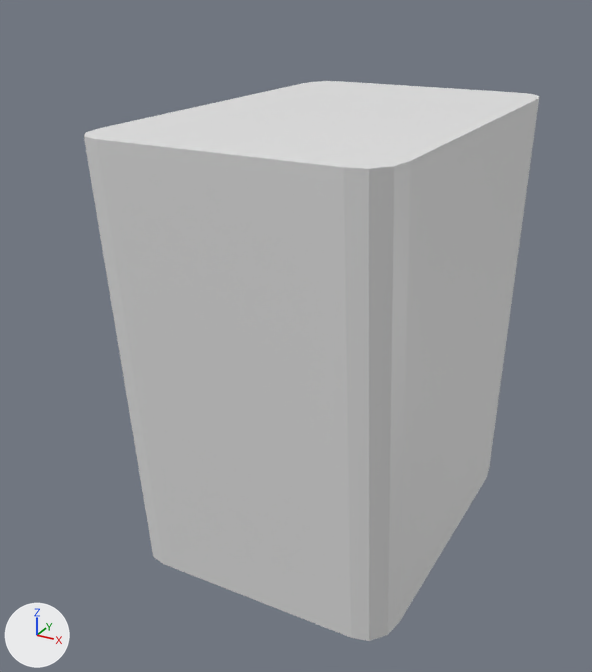
Renders of the Blender file basket.blend from each side of a commit.
Camera for both pictures: a camera (50 mm lens) standing at (1.86, -3.87, 3.06) and looking at (-0.17, -0.18, 1.22). Lighting does not change. The marker at lower left points along +X, +Y and +Z.
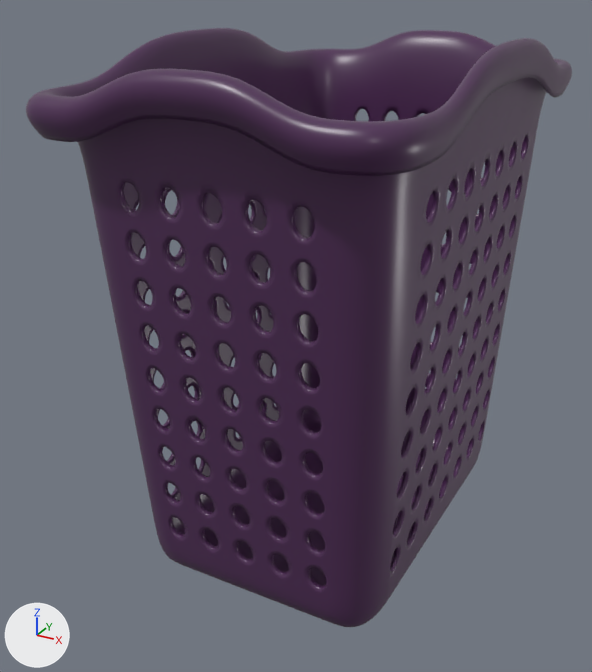
Location of each change, (x1, y1, x2, y2) in pixels of the pictures (592 x 672 px):
'Plane', reshaped, modifiers changed (20% wider, 7% taller): before (84, 81, 539, 641); after (26, 28, 572, 627)
part 1 of me_plane, built on: before (84, 81, 539, 641); after (26, 28, 572, 627)

The edits, one by one:
Material 'basket type' (mat_basket_type) is new.
Its base color is (0.0796, 0.0255, 0.0937) (dark purple #502c56).
Its roughness is 0.35.
me_plane is used by ob_plane; location (0.0, 0.0, 0.0); scale (0.773, 1.0, 1.0).
me_plane had 36 vertices, 22 faces and spanned x -0.97..0.97, y -1.19..1.19, z 0.03..2.42.
me_plane now has 2447 vertices, 1404 faces and spans x -1.16..1.16, y -1.42..1.42, z 0.03..2.8.
me_plane part 1: 20 vertices removed from x -0.97..0.97, y -0.97..0.97, z 0.03..2.42; 2431 vertices added at x -1.16..1.16, y -1.42..1.42, z 0.03..2.8.
me_plane part 2: the surface is now shaded smooth.
me_plane now uses material mat_basket_type (dark purple #502c56).
Object 'Plane' (ob_plane) gains a SUBSURF modifier named 'Subdivision'.
Object 'Plane' (ob_plane) gains a SOLIDIFY modifier named 'Solidify'.
Modifier setting: thickness = -0.03.
